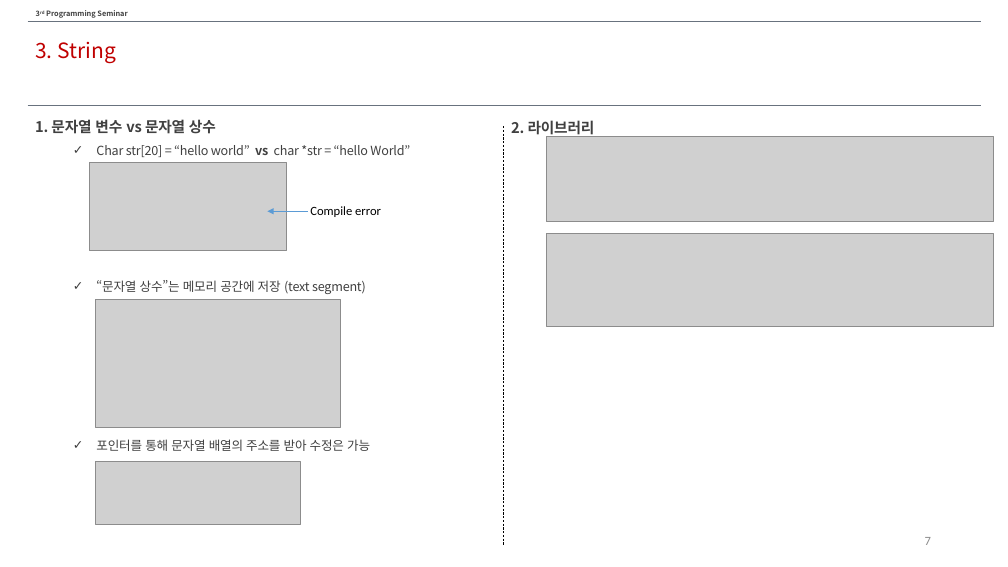
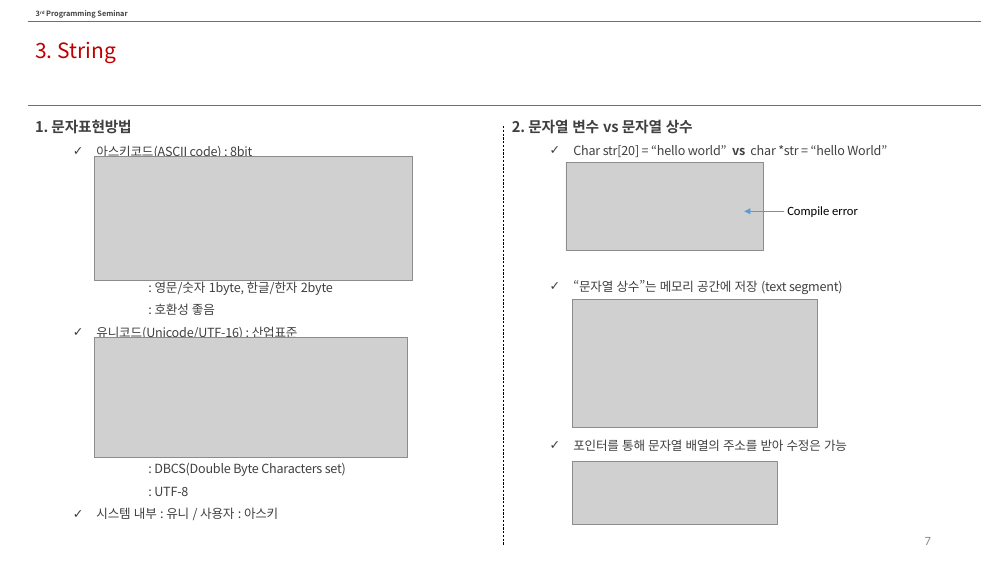
Before and after one commit to mystous/DSLab_Algo_Seminar, a slide deck: slide 7 of 001. 세미나 자료/02.2015/03. 3차시/20150305_DuhyunHwang_programmingSeminar.pptx. Drawn at 1008x567 pixels with LibreOffice and Linux fonts; fonts in the diff are those of the drawing; grey boxes stand for pictures. Boxes give left, top, right and bottom in pixels: in the first picture for what was removed or moved away, otherwise in the second. Text is boxed around its words. In the diff, an @@ line names an element or a change of style, - is before the commit and + after.

Commit message:
pt
pt

```diff
--- a/001. 세미나 자료/02.2015/03. 3차시/20150305_DuhyunHwang_programmingSeminar.pptx
+++ b/001. 세미나 자료/02.2015/03. 3차시/20150305_DuhyunHwang_programmingSeminar.pptx
@@ text added at (35, 119, 346, 519), 12 pt, text #404040 @@
+1. 문자표현방법
+  ✓ 아스키코드(ASCII code) : 8bit
+  : 영문/숫자 1byte, 한글/한자 2byte
+  : 호환성 좋음
+  ✓ 유니코드(Unicode/UTF-16) : 산업표준
+  : DBCS(Double Byte Characters set)
+  : UTF-8
+  ✓ 시스템 내부 : 유니 / 사용자 : 아스키
@@ text at (512, 119, 693, 134): text changed @@
-1. 문자열 변수 vs 문자열 상수
+2. 문자열 변수 vs 문자열 상수
@@ text removed at (511, 120, 595, 137) @@
-2. 라이브러리
@@ picture removed at (546, 136, 994, 222) @@
@@ picture added at (95, 156, 413, 280) @@
@@ picture removed at (546, 234, 994, 327) @@
@@ 3 pictures, 2 texts, 1 arrow: place and size @@
-3 pictures, 2 texts, 1 arrow at (35, 119, 410, 524)
+3 pictures, 2 texts, 1 arrow at (512, 119, 887, 524)
@@ picture added at (95, 337, 408, 457) @@
```
Also in this commit, not shown: 2 other slides changed, 2 slides added.
